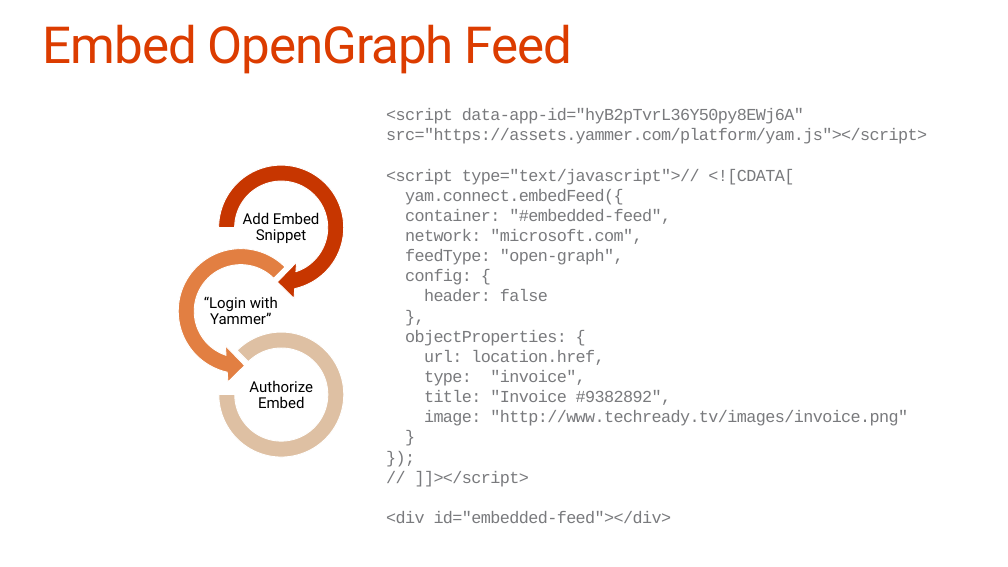
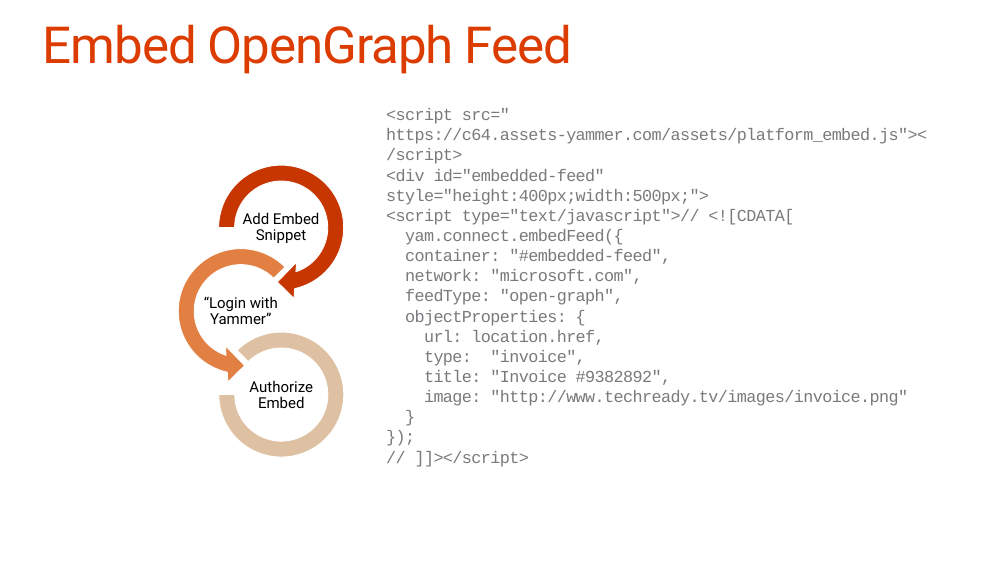
Before and after one commit to OfficeDev/TrainingContent, a slide deck: slide 36 of O3653-5 Deep Dive into Office 365 APIs for Yammer Services/O3653-5 Deep Dive into Office 365 APIs for Yammer Services.pptx (slide 32 before the commit). Drawn at 1008x567 pixels with LibreOffice and Linux fonts; fonts in the diff are those of the drawing. Boxes give left, top, right and bottom in pixels: in the first picture for what was removed or moved away, otherwise in the second. Text is boxed around its words. In the diff, an @@ line names an element or a change of style, - is before the commit and + after.

Commit message:
Updates to Yammer deck
Added a few slides and fixed the embed code to not show application id
(we changed that a few months back)

```diff
--- a/O3653-5 Deep Dive into Office 365 APIs for Yammer Services/O3653-5 Deep Dive into Office 365 APIs for Yammer Services.pptx
+++ b/O3653-5 Deep Dive into Office 365 APIs for Yammer Services/O3653-5 Deep Dive into Office 365 APIs for Yammer Services.pptx
@@ text at bbox=[386, 108, 927, 205]: text changed @@
-<script data-app-id="hyB2pTvrL36Y50py8EWj6A" src="https://assets.yammer.com/platform/yam.js"></script>
+<script src=" https://c64.assets-yammer.com/assets/platform_embed.js"></script>
+<div id="embedded-feed" style="height:400px;width:500px;">
@@ text at bbox=[405, 269, 548, 301]: paragraphs removed @@
-config: {
-header: false
-},
@@ text at bbox=[386, 511, 672, 523]: paragraph removed @@
-<div id="embedded-feed"></div>
```
Also in this commit, not shown: 4 other slides changed, 4 slides added.
